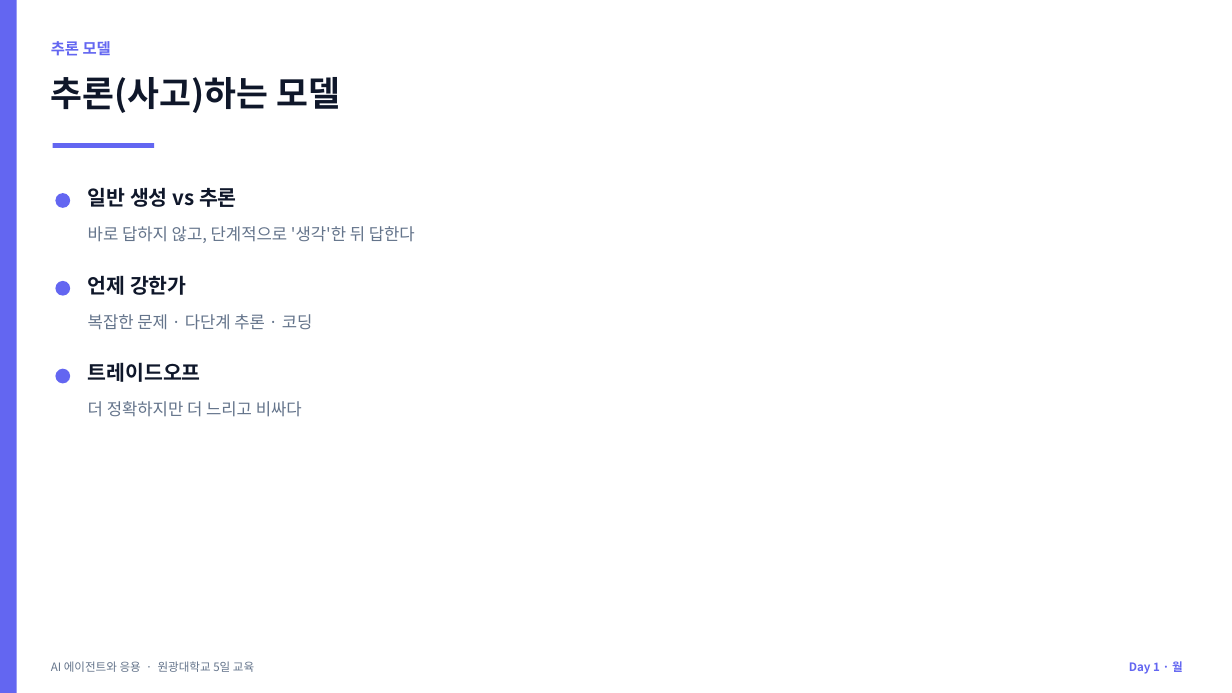
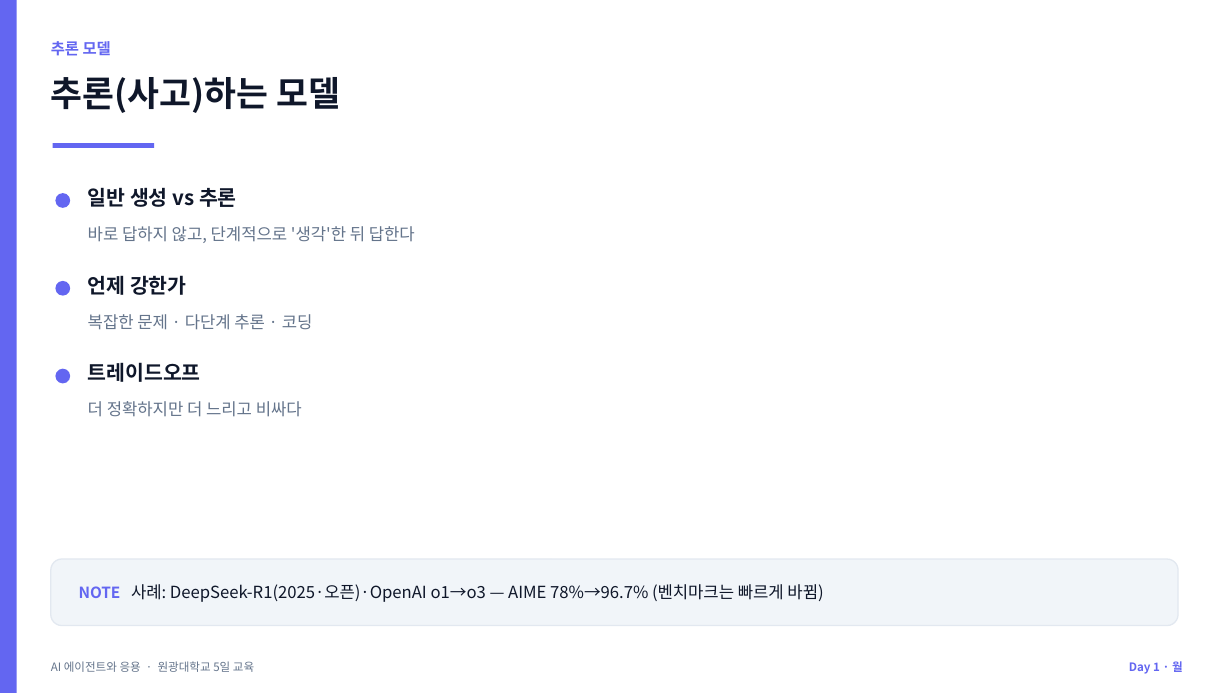
Before and after one commit to jyshin-22/wku-ai-agent-program, a slide deck: slide 10 of slides/day1.pptx. Drawn at 1232x693 pixels with LibreOffice and Linux fonts; fonts in the diff are those of the drawing. Boxes give left, top, right and bottom in pixels: in the first picture for what was removed or moved away, otherwise in the second. Text is boxed around its words. In the diff, an @@ line names an element or a change of style, - is before the commit and + after.

```diff
--- a/slides/day1.pptx
+++ b/slides/day1.pptx
@@ rounded rectangle added at bbox=[51, 559, 1178, 626], fill #F1F5F9, outline #E2E8F0 1 pt @@
@@ text added at bbox=[79, 584, 823, 602], 13 pt, text #0F172A @@
+NOTE 사례: DeepSeek-R1(2025·오픈)·OpenAI o1→o3 — AIME 78%→96.7% (벤치마크는 빠르게 바뀜)
```
Also in this commit, not shown: 7 other slides changed, 10 other files.
